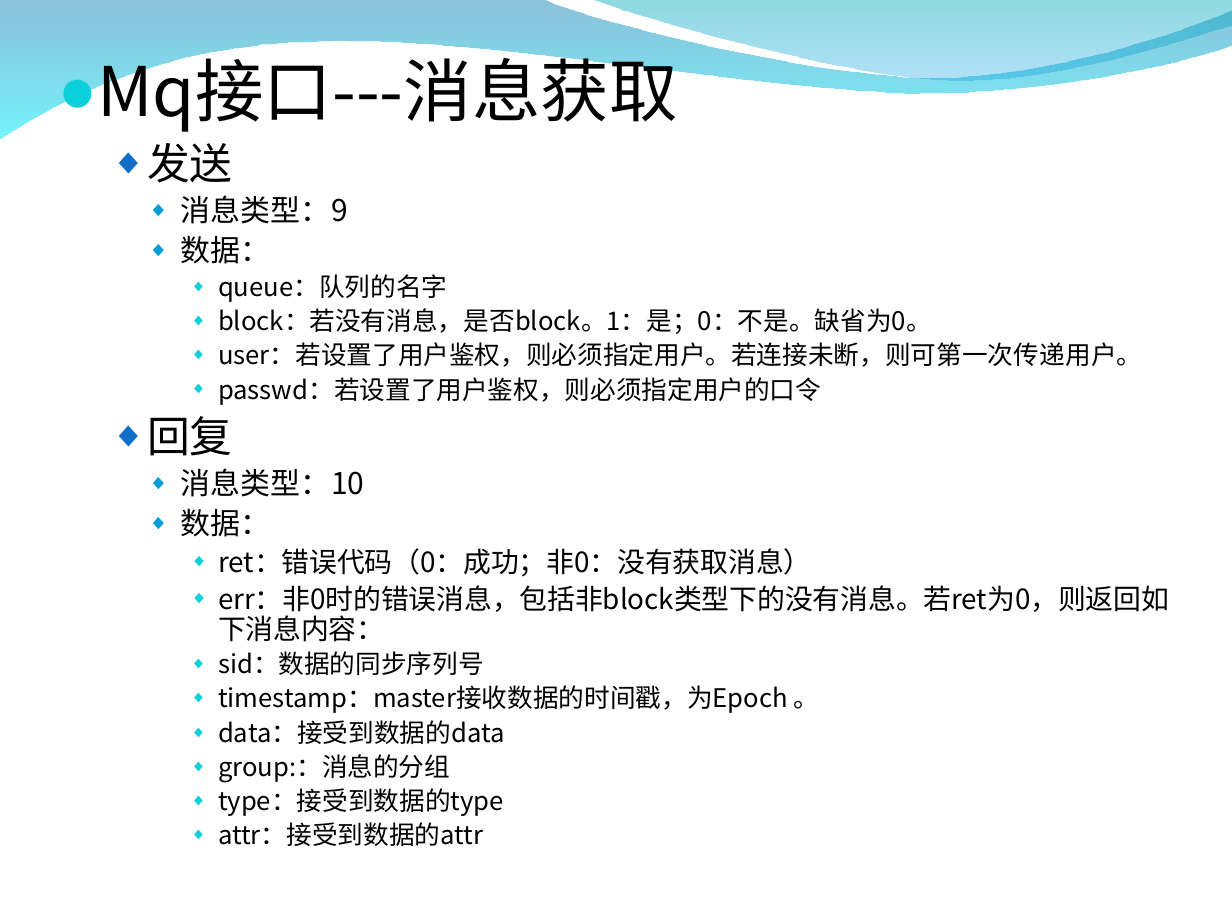
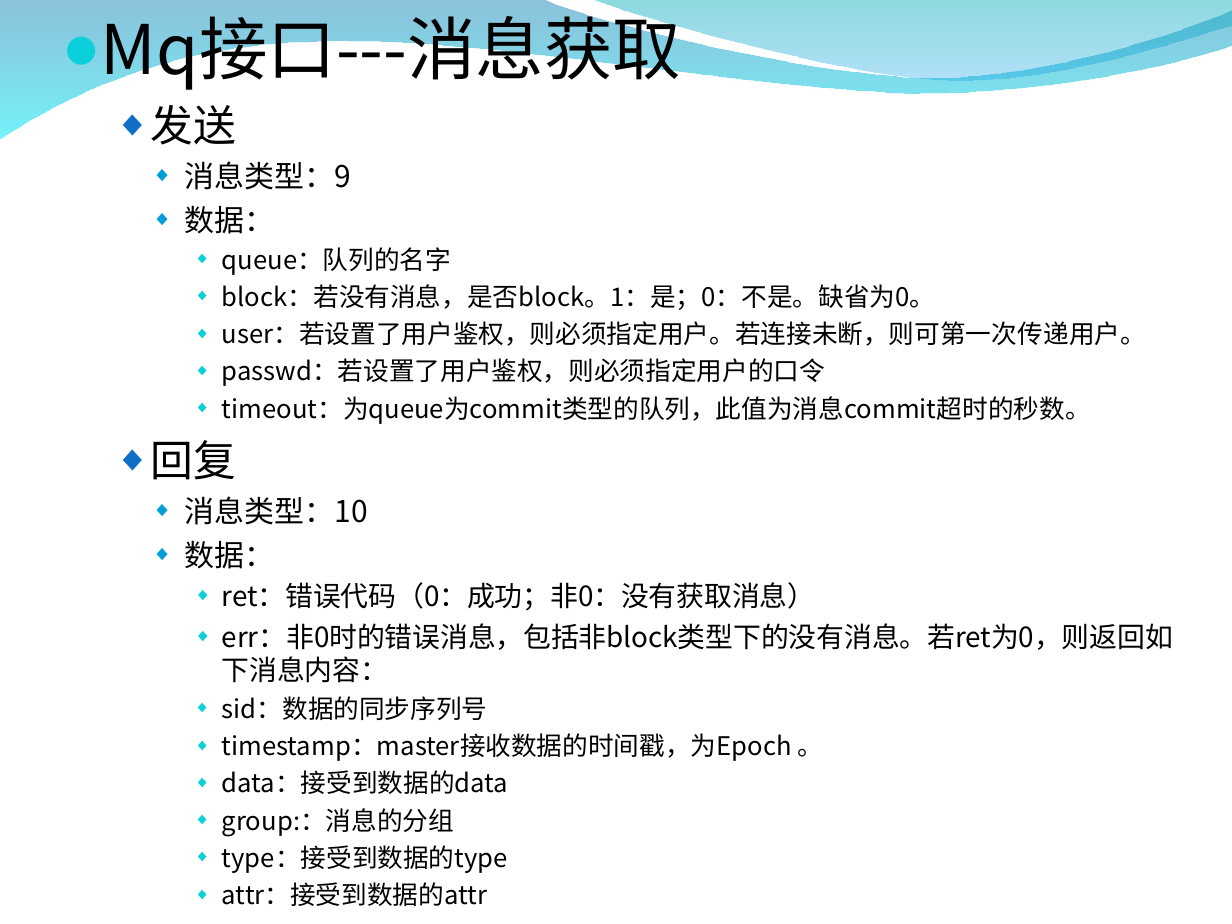
Before and after one commit to zxf1864/cwinux-mq, a slide deck: slide 17 of mq/doc/mq_introduce.ppt. Drawn at 1232x924 pixels with LibreOffice and Linux fonts; fonts in the diff are those of the drawing; background and template pictures are left out. Boxes give left, top, right and bottom in pixels: in the first picture for what was removed or moved away, otherwise in the second. Text is boxed around its words. In the diff, an @@ line names an element or a change of style, - is before the commit and + after.

```diff
--- a/mq/doc/mq_introduce.ppt
+++ b/mq/doc/mq_introduce.ppt
@@ text "Mq接口---消息获取": place and size @@
-text "Mq接口---消息获取" at (97,46,1169,846)
+text "Mq接口---消息获取" at (101,4,1173,906)
@@ text at (101,4,1173,906): line spacing 0.9 to 1 @@
@@ text at (222,396,1091,424): paragraph added @@
+      ◆ timeout：为queue为commit类型的队列，此值为消息commit超时的秒数。
```
Also in this commit, not shown: 12 other slides changed, 10 slides added, 1 other file.
